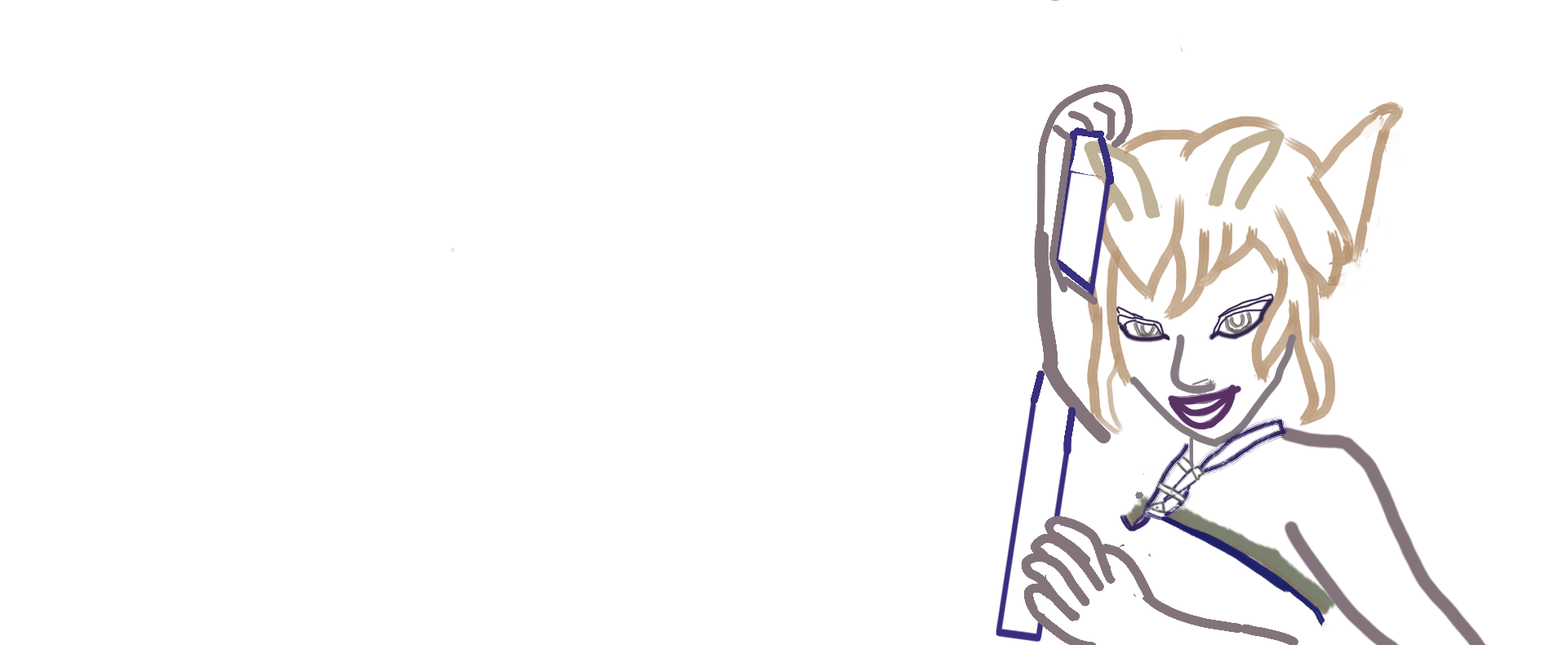
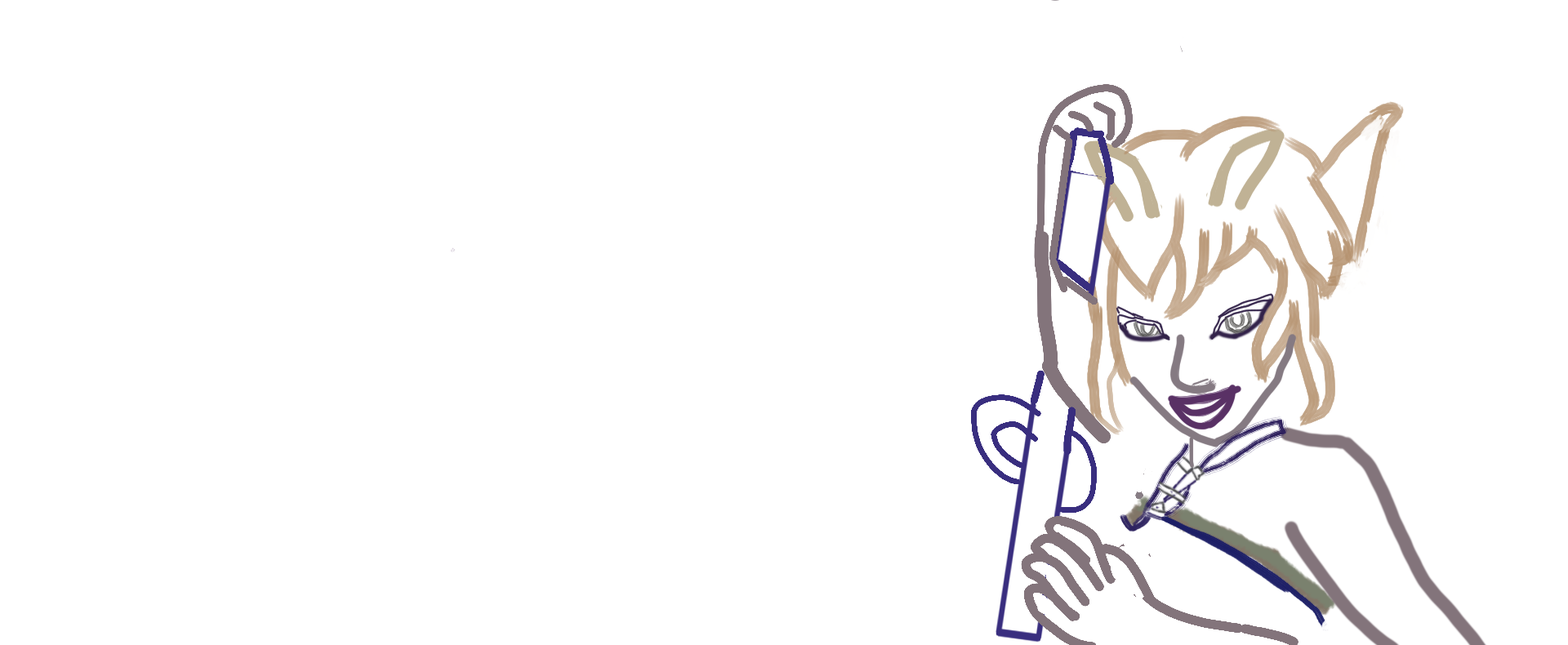
The second 1568 × 645 image is a revision of the first. Changes to its layers:
painted on "Paint Layer 1" over [971, 394, 1097, 513]
